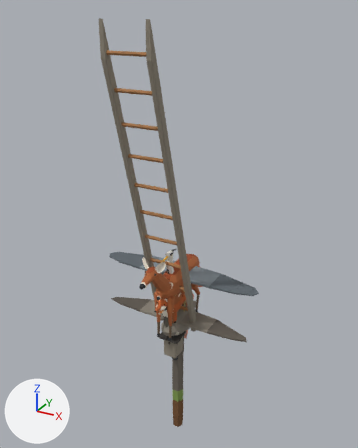
The glTF model games/la-petite-ligne/assets/modeles/faune.glb, before and after one commit.
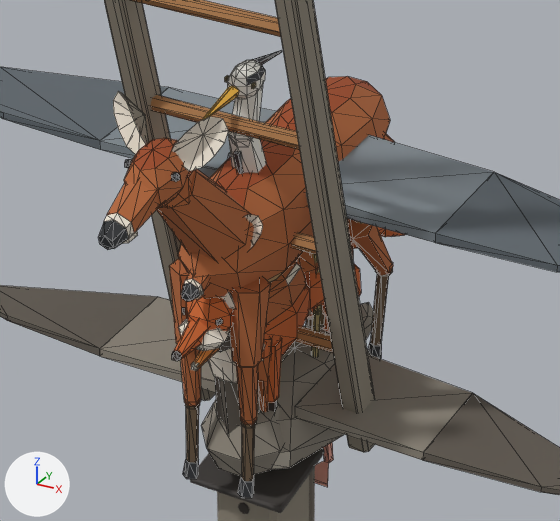
Each version is shown whole from a 50 mm lens placed at (2.15, -3.89, 3.11), pointed at (-0.04, 0.11, 1.12), then close up on the part from 33% to 66% of the width and 53% to 77% of the height. The axes (+X, +Y, +Z) are drawn at lower left. The lights are the same throughout. The first two pictures are the older version. The close-ups show mesh edges as thin lines.

In view in the first close-up: 'fawn_mesh', 'fox_mesh', 'goose_mesh', 'heron_mesh', 'ladder_wood', 'nest_box', 'roe_deer_mesh'.
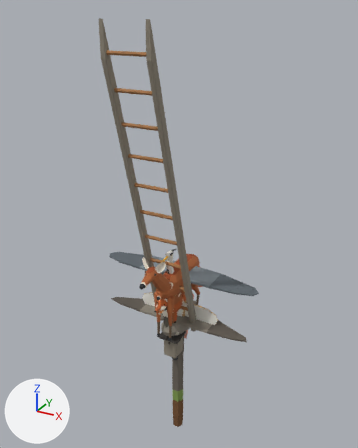
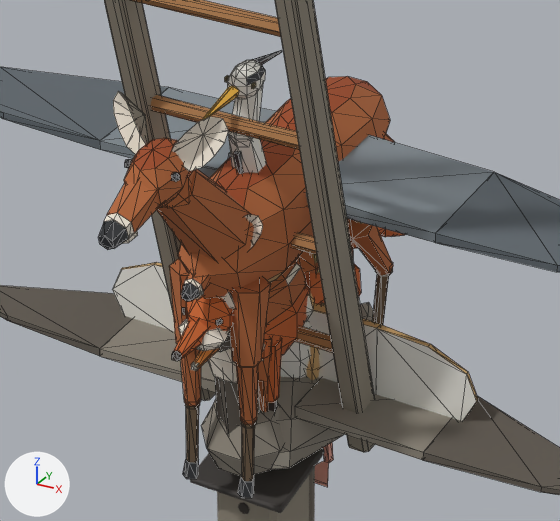
The change, as a list of edits to the scene's bpy script:
```text
Add me_barn_owl_mesh:
    me_barn_owl_mesh.from_pydata(...)  # 380 vertices, 658 faces; spans x -0.455..0.455, y -0.088..0.105, z 0.001..0.36
    me_barn_owl_mesh.materials.append(mat_lpl_palette)
Add ob_barn_owl_mesh:
    ob_barn_owl_mesh = bpy.data.objects.new('barn_owl_mesh', me_barn_owl_mesh)
    ob_barn_owl_mesh.location = (0.0, 0.0, 0.0)
```

Boxes (x1, y1, x2, y2) around the edits, measured in the close-ups (560 x 521 px):
'barn_owl_mesh', added: after (112, 262, 478, 421)
